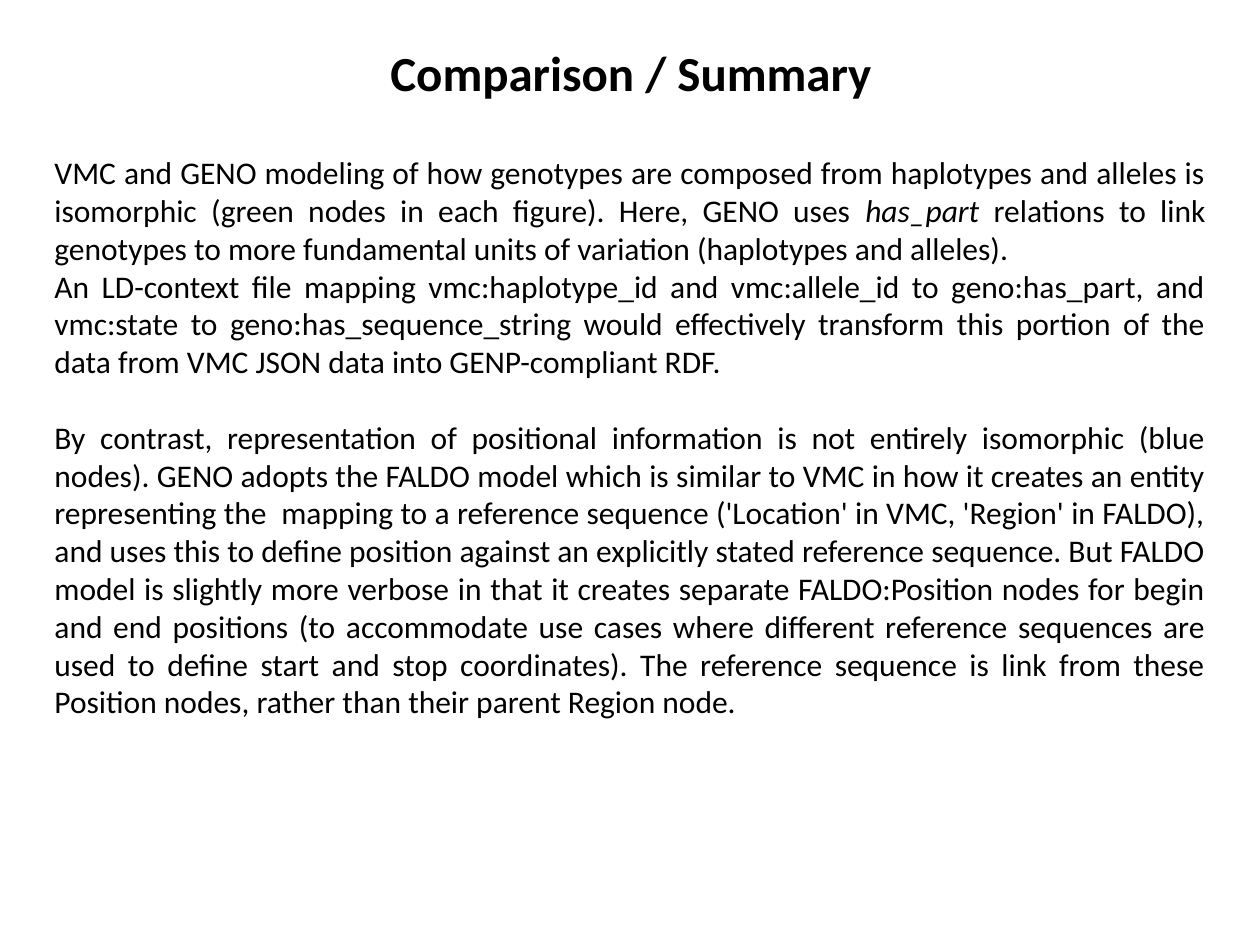
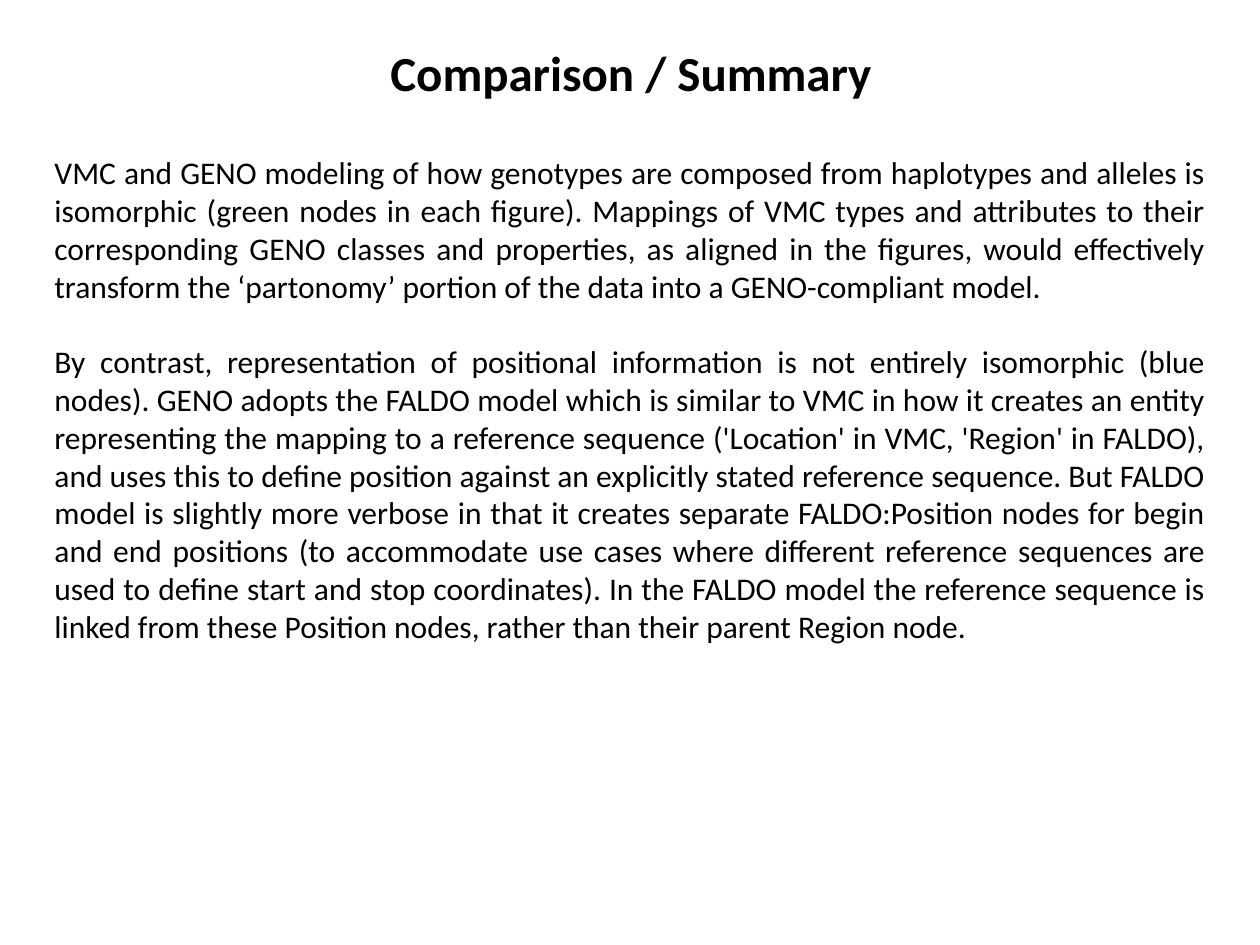
Before and after one commit to monarch-initiative/GENO-ontology, a slide deck: slide 4 of docs/VMC-GENO ApoE example genotype.pptx. Drawn at 1260x945 pixels with LibreOffice and Linux fonts; fonts in the diff are those of the drawing. Boxes give left, top, right and bottom in pixels: in the first picture for what was removed or moved away, otherwise in the second. Text is boxed around its words. In the diff, an @@ line names an element or a change of style, - is before the commit and + after.

Commit message:
fixing issue with faldo part of the apoE example

```diff
--- a/docs/VMC-GENO ApoE example genotype.pptx
+++ b/docs/VMC-GENO ApoE example genotype.pptx
@@ text at (54, 162, 1205, 644): text changed @@
-VMC and GENO modeling of how genotypes are composed from haplotypes and alleles is isomorphic (green nodes in each figure). Here, GENO uses has_part relations to link genotypes to more fundamental units of variation (haplotypes and alleles).
-An LD-context file mapping vmc:haplotype_id and vmc:allele_id to geno:has_part, and vmc:state to geno:has_sequence_string would effectively transform this portion of the data from VMC JSON data into GENP-compliant RDF.
-By contrast, representation of positional information is not entirely isomorphic (blue nodes). GENO adopts the FALDO model which is similar to VMC in how it creates an entity representing the mapping to a reference sequence ('Location' in VMC, 'Region' in FALDO), and uses this to define position against an explicitly stated reference sequence. But FALDO model is slightly more verbose in that it creates separate FALDO:Position nodes for begin and end positions (to accommodate use cases where different reference sequences are used to define start and stop coordinates). The reference sequence is link from these Position nodes, rather than their parent Region node.
+VMC and GENO modeling of how genotypes are composed from haplotypes and alleles is isomorphic (green nodes in each figure). Mappings of VMC types and attributes to their corresponding GENO classes and properties, as aligned in the figures, would effectively transform the ‘partonomy’ portion of the data into a GENO-compliant model.
+By contrast, representation of positional information is not entirely isomorphic (blue nodes). GENO adopts the FALDO model which is similar to VMC in how it creates an entity representing the mapping to a reference sequence ('Location' in VMC, 'Region' in FALDO), and uses this to define position against an explicitly stated reference sequence. But FALDO model is slightly more verbose in that it creates separate FALDO:Position nodes for begin and end positions (to accommodate use cases where different reference sequences are used to define start and stop coordinates). In the FALDO model the reference sequence is linked from these Position nodes, rather than their parent Region node.
```
Also in this commit, not shown: 3 other slides changed.
